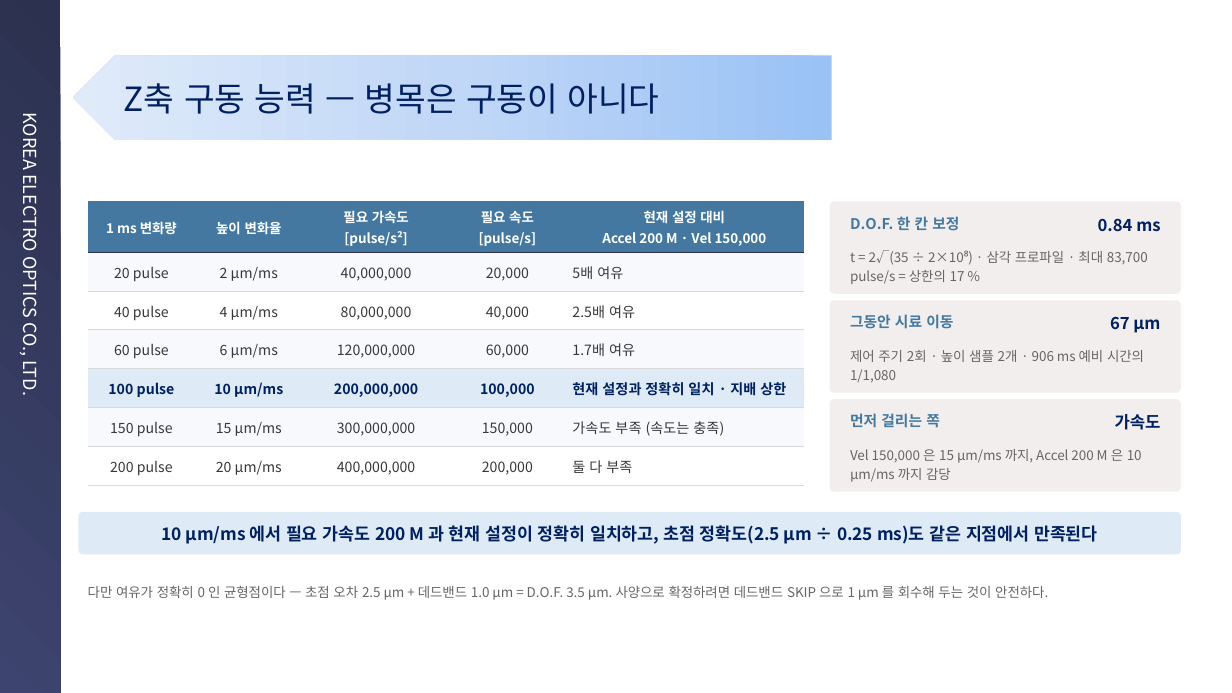
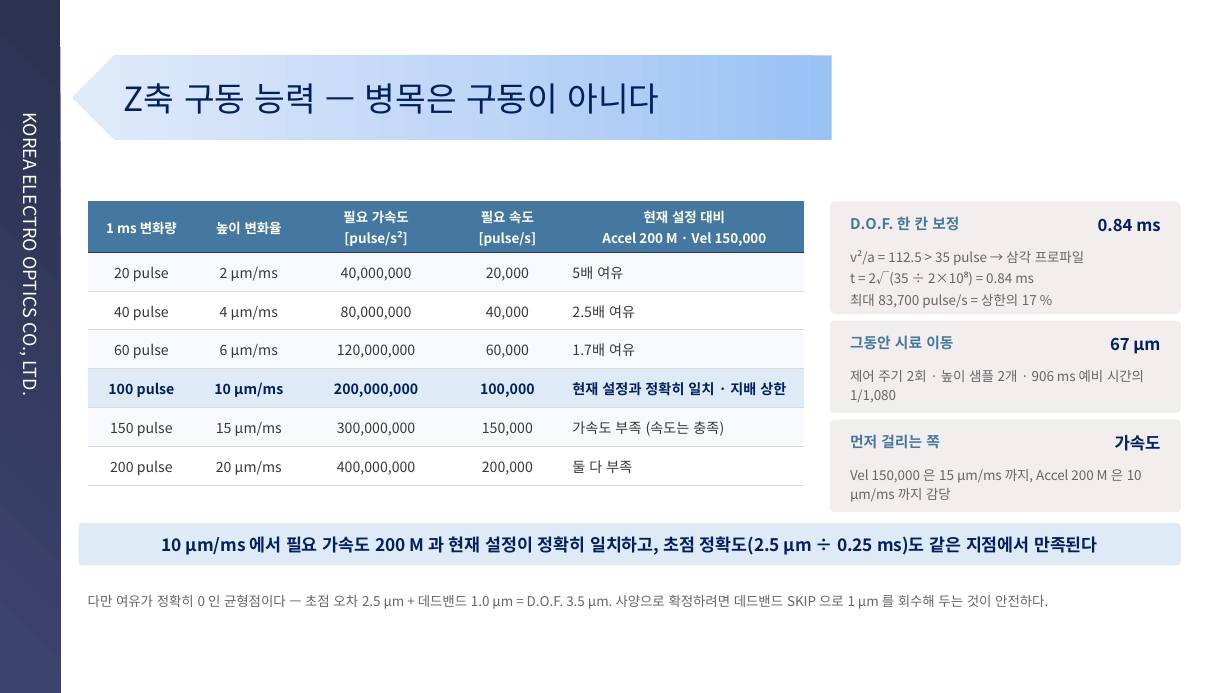
Before and after one commit to kyeongsunyu/SEQApp, a slide deck: slide 17 of Documents/기술경진대회/연구소기술경진대회_민수개발팀 윤경현_피드포워드 오토포커스_260901.pptx. Drawn at 1232x693 pixels with LibreOffice and Linux fonts; fonts in the diff are those of the drawing; background and template pictures are left out. Boxes give left, top, right and bottom in pixels: in the first picture for what was removed or moved away, otherwise in the second. Text is boxed around its words. In the diff, an @@ line names an element or a change of style, - is before the commit and + after.

```diff
--- a/Documents/기술경진대회/연구소기술경진대회_민수개발팀 윤경현_피드포워드 오토포커스_260901.pptx
+++ b/Documents/기술경진대회/연구소기술경진대회_민수개발팀 윤경현_피드포워드 오토포커스_260901.pptx
@@ rounded rectangle: place and size @@
-rounded rectangle at (830,201,1181,294)
+rounded rectangle at (830,201,1181,314)
@@ text at (850,250,1084,308): text changed @@
-t = 2√(35 ÷ 2×10⁸) · 삼각 프로파일 · 최대 83,700 pulse/s = 상한의 17 %
+v²/a = 112.5 > 35 pulse → 삼각 프로파일
+t = 2√(35 ÷ 2×10⁸) = 0.84 ms
+최대 83,700 pulse/s = 상한의 17 %
@@ 6 texts, 2 rounded rectangles: place and size @@
-6 texts, 2 rounded rectangles at (830,300,1181,492)
+6 texts, 2 rounded rectangles at (830,321,1181,512)
@@ text "제어 주기 2회 · 높이 ..." at (850,370,1144,402): line spacing 1.2 to 1.18; more space between paragraphs @@
@@ text "Vel 150,000 은 15 µm/ms ..." at (850,469,1142,502): line spacing 1.2 to 1.18; more space between paragraphs @@
@@ rounded rectangle "10 µm/ms 에서 필요 가속도 ...": place and size @@
-rounded rectangle "10 µm/ms 에서 필요 가속도 ..." at (79,512,1181,555)
+rounded rectangle "10 µm/ms 에서 필요 가속도 ..." at (79,523,1181,566)
@@ text "다만 여유가 정확히 0 인 ...": place and size @@
-text "다만 여유가 정확히 0 인 ..." at (88,586,1048,600)
+text "다만 여유가 정확히 0 인 ..." at (88,595,1048,609)
```
Also in this commit, not shown: 1 other file.
